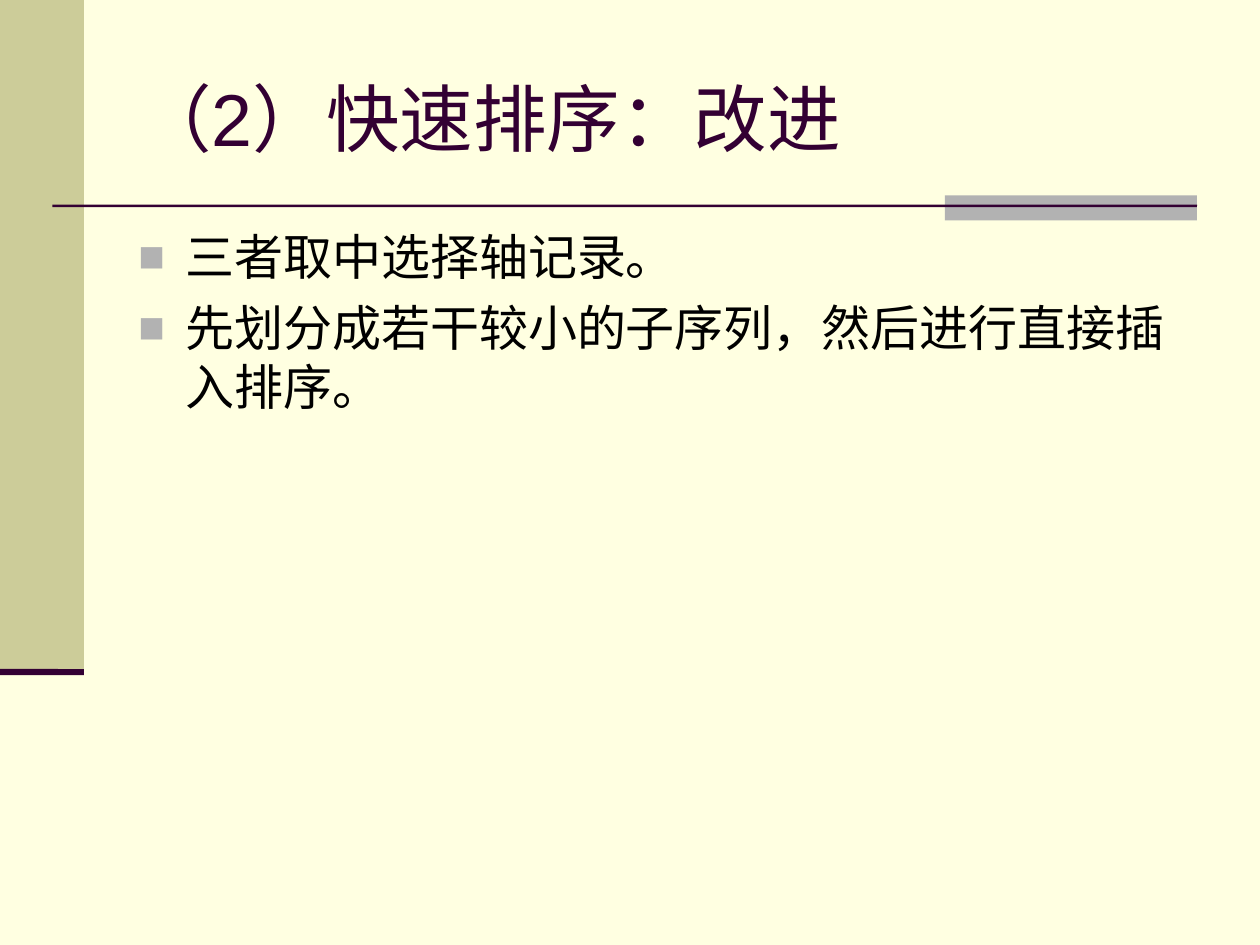
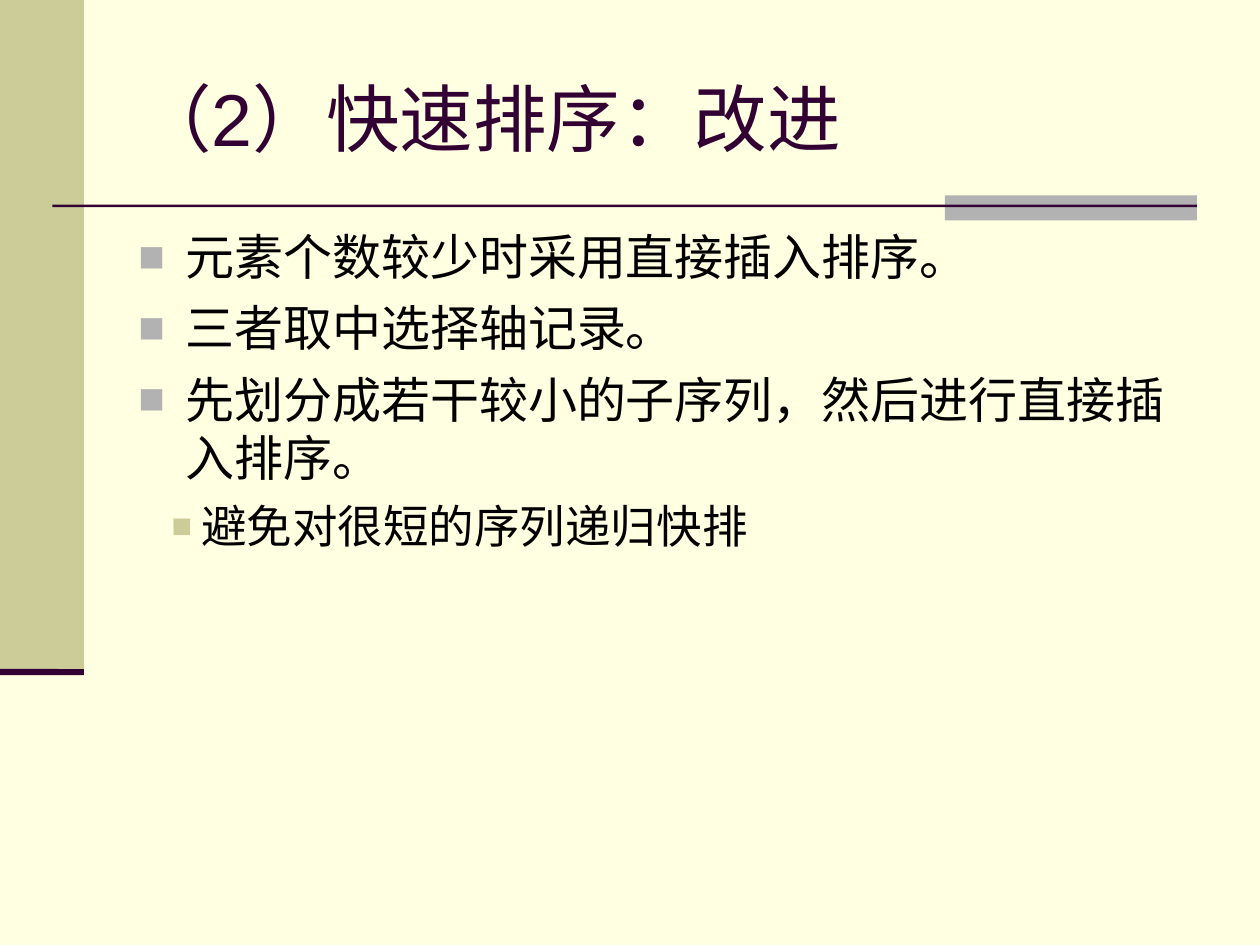
Before and after one commit to zhuangbo/ds-cpp, a slide deck: slide 25 of slides/PPT/ds10.1-3.ppt. Drawn at 1260x945 pixels with LibreOffice and Linux fonts; fonts in the diff are those of the drawing. Boxes give left, top, right and bottom in pixels: in the first picture for what was removed or moved away, otherwise in the second. Text is boxed around its words. In the diff, an @@ line names an element or a change of style, - is before the commit and + after.

Commit message:
Update ppt for ch10

```diff
--- a/slides/PPT/ds10.1-3.ppt
+++ b/slides/PPT/ds10.1-3.ppt
@@ text at bbox=[186, 233, 969, 279]: paragraph added @@
+■ 元素个数较少时采用直接插入排序。
@@ text at bbox=[201, 504, 747, 547]: paragraph added @@
+  ■ 避免对很短的序列递归快排
```
Also in this commit, not shown: 4 other slides changed, 3 other files.
